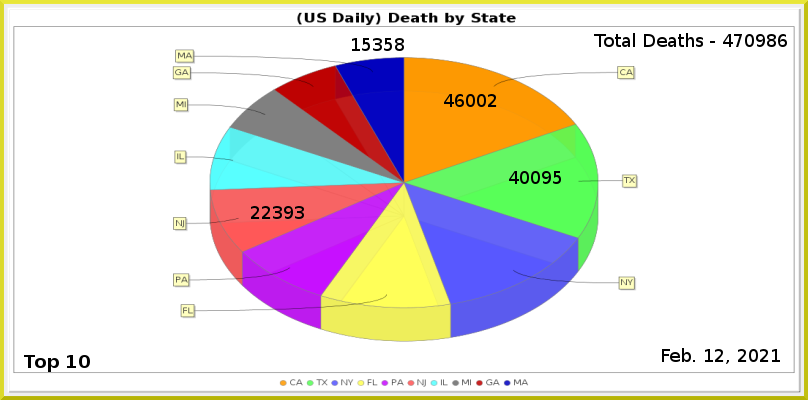
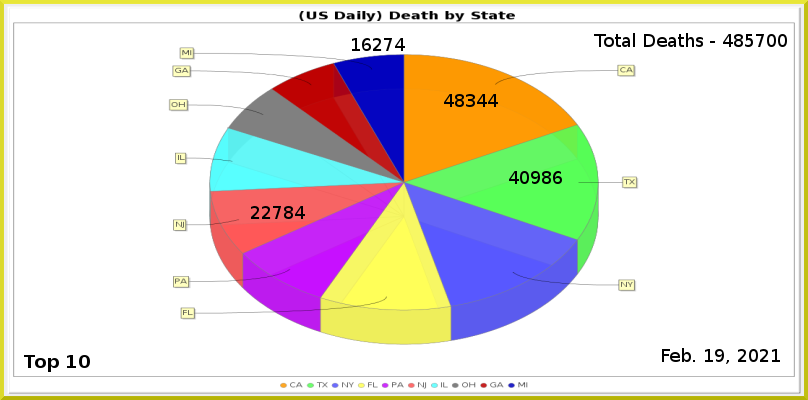
Before/after of a 808px x 400px layered artwork. What changed in the layer stack:
painted on "Least" over (362, 38, 405, 51)
painted on "6" over (273, 206, 305, 219)
painted on "2" over (531, 171, 562, 184)
painted on "1" over (455, 94, 498, 107)
renamed "Total Deaths - 470986" to "Total Deaths - 485700", painted on it over (734, 34, 787, 47)
painted on "Current Date" over (715, 349, 724, 362)
painted on "Death_by_State.png" over (7, 6, 801, 394)
